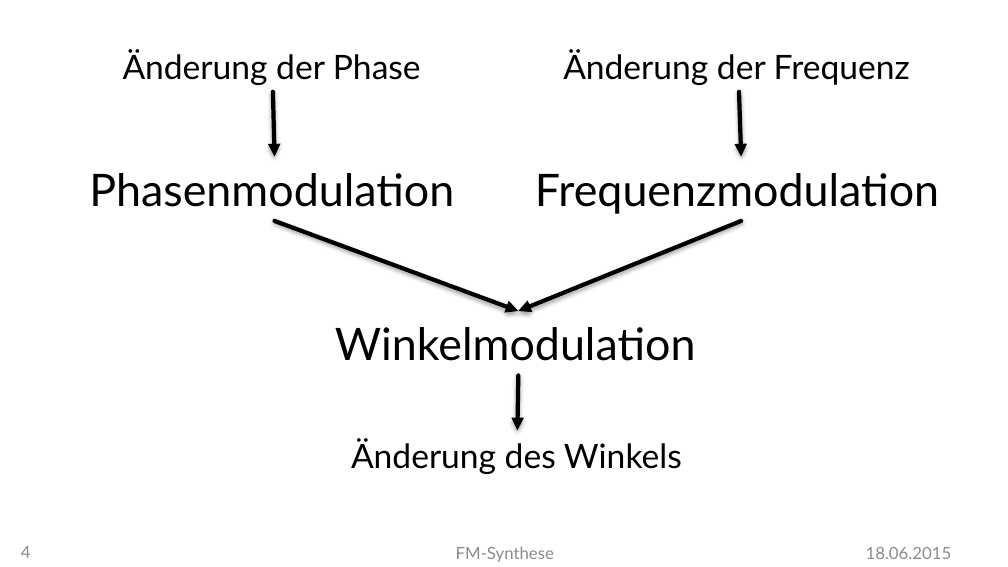
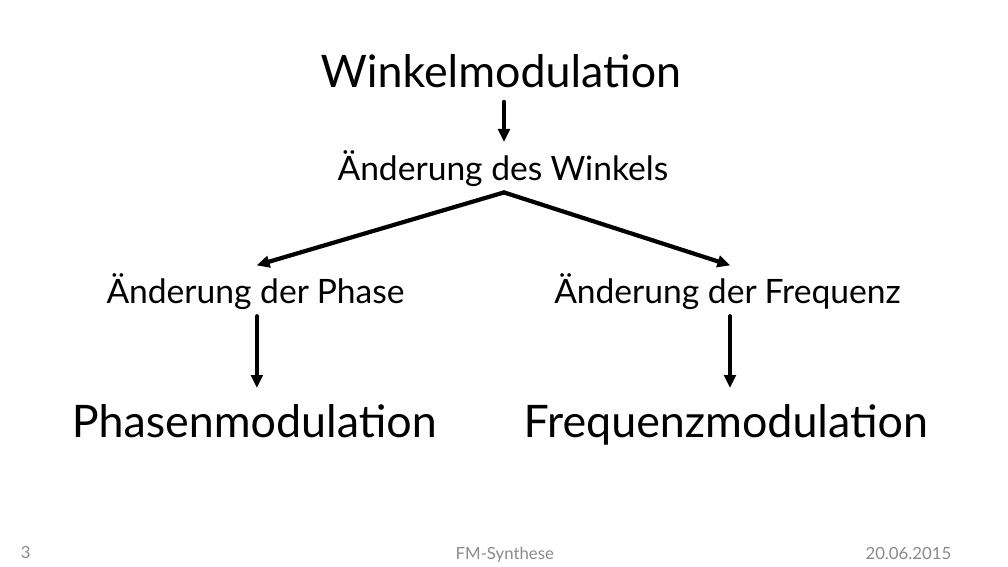
Before and after one commit to MBulli/VSeminar, a slide deck: slide 3 of Praesentation/FMSynthese-Markus.pptx (slide 4 before the commit). Drawn at 1008x567 pixels with LibreOffice and Linux fonts; fonts in the diff are those of the drawing; background and template pictures are left out. Boxes give left, top, right and bottom in pixels: in the first picture for what was removed or moved away, otherwise in the second. Text is boxed around its words. In the diff, an @@ line names an element or a change of style, - is before the commit and + after.

```diff
--- a/Praesentation/FMSynthese-Markus.pptx
+++ b/Praesentation/FMSynthese-Markus.pptx
@@ text "Winkelmodulation": place and size @@
-text "Winkelmodulation" at [335, 327, 696, 361]
+text "Winkelmodulation" at [321, 54, 682, 88]
@@ arrow moved from (518, 376) - (517, 430) to (504, 102) - (504, 141) @@
@@ text "Änderung des Winkels": place and size @@
-text "Änderung des Winkels" at [351, 440, 682, 474]
+text "Änderung des Winkels" at [338, 151, 669, 186]
@@ arrow moved from (518, 311) - (274, 221) to (504, 193) - (257, 265) @@
@@ arrow (504, 193) - (257, 265): arrowheads changed @@
@@ arrow moved from (518, 311) - (741, 221) to (730, 265) - (504, 193) @@
@@ text "Änderung der Phase": place and size @@
-text "Änderung der Phase" at [123, 50, 421, 85]
+text "Änderung der Phase" at [107, 275, 405, 309]
@@ text "Änderung der Frequenz": place and size @@
-text "Änderung der Frequenz" at [563, 50, 910, 85]
+text "Änderung der Frequenz" at [554, 275, 901, 309]
@@ arrow moved from (273, 92) - (274, 156) to (257, 317) - (257, 388) @@
@@ arrow moved from (739, 92) - (741, 156) to (730, 317) - (730, 388) @@
@@ text "Phasenmodulation": place and size @@
-text "Phasenmodulation" at [89, 173, 454, 207]
+text "Phasenmodulation" at [72, 404, 437, 438]
@@ text "Frequenzmodulation": place and size @@
-text "Frequenzmodulation" at [535, 173, 939, 214]
+text "Frequenzmodulation" at [524, 404, 928, 445]
@@ page number at [21, 546, 31, 558]: text changed @@
-4
+3
@@ text at [866, 547, 952, 559]: text changed @@
-18.06.2015
+20.06.2015
```
Also in this commit, not shown: 18 other slides changed, 18 slides added, 1 slide removed, 7 other files.
